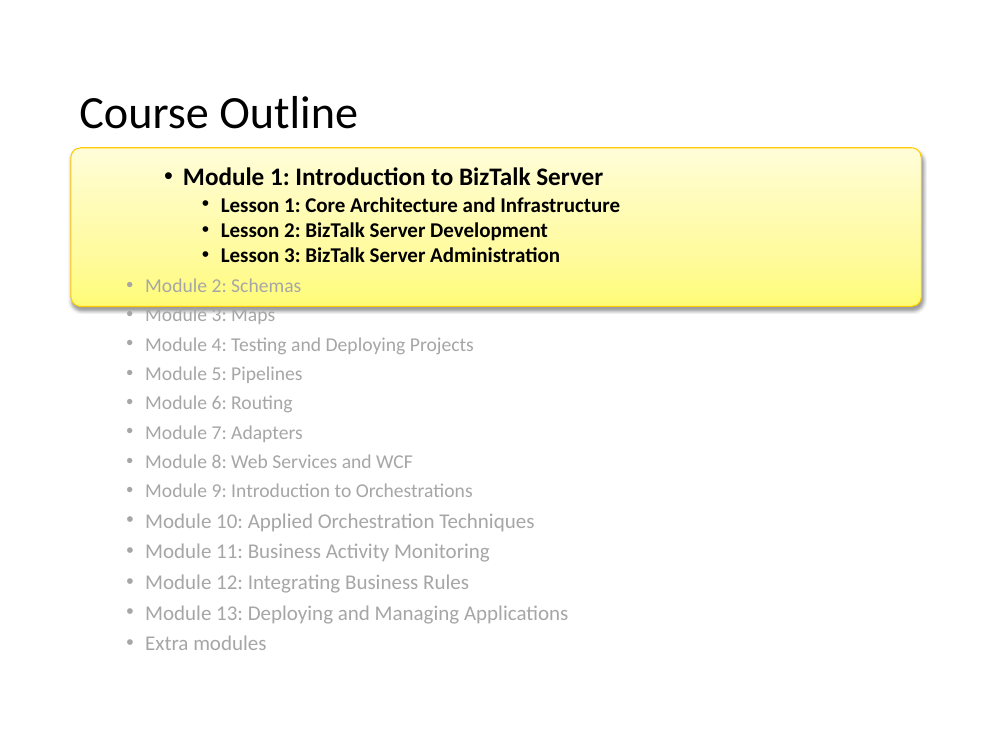
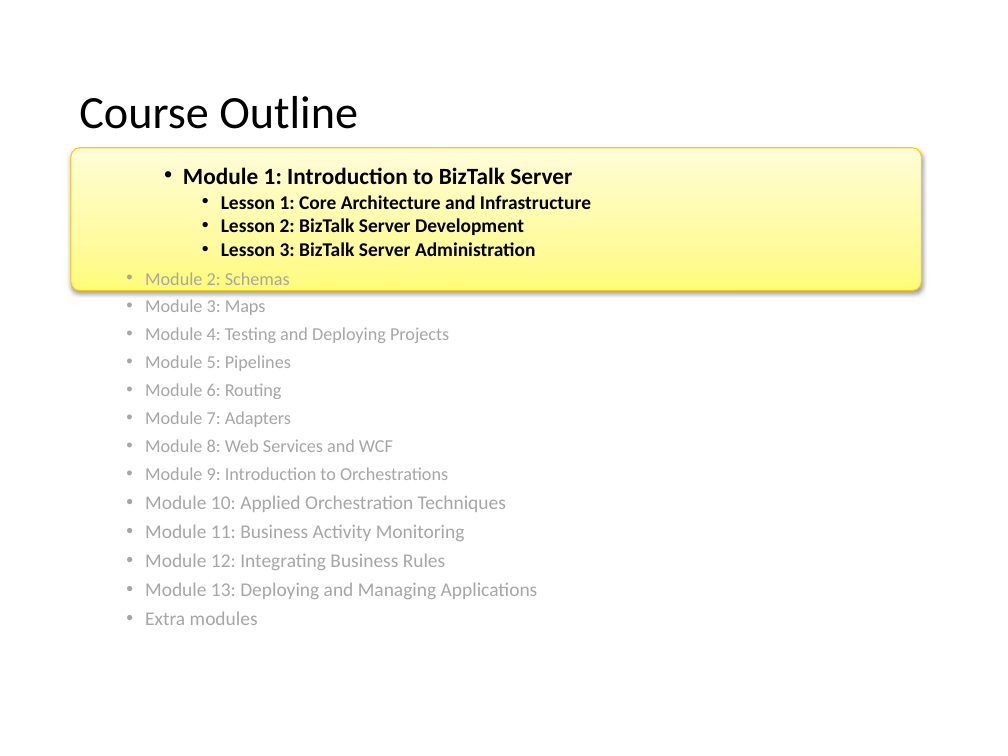
Before and after one commit to wmmihaa/BizTalk-Server---Developing-Integration-Solutions, a slide deck: slide 2 of Slides/Module 1 - Introduction to BizTalk Server.pptx. Drawn at 1008x756 pixels with LibreOffice and Linux fonts; fonts in the diff are those of the drawing. Boxes give left, top, right and bottom in pixels: in the first picture for what was removed or moved away, otherwise in the second. Text is boxed around its words. In the diff, an @@ line names an element or a change of style, - is before the commit and + after.

```diff
--- a/Slides/Module 1 - Introduction to BizTalk Server.pptx
+++ b/Slides/Module 1 - Introduction to BizTalk Server.pptx
@@ rounded rectangle: place and size @@
-rounded rectangle at [71, 148, 921, 306]
+rounded rectangle at [71, 148, 921, 291]
@@ text "Module 1: Introduction to BizTalk ..." at [145, 167, 591, 625]: size 18 to 16.6 pt in "Module 1: Introduction to BizTalk Server"; size 15 to 13.9 pt in "Lesson 1: Core Architecture and Infrastructure", "Lesson 2: BizTalk Server Development", "Lesson 3: BizTalk Server Administration", "Module 10: Applied Orchestration Techniques" and 4 more places; size 14 to 12.9 pt in "Module 2: Schemas", "Module 3: Maps", "Module 4: Testing and Deploying Projects", "Module 5: Pipelines" and 4 more places @@
```
Also in this commit, not shown: 9 other slides changed, 1 other file.
